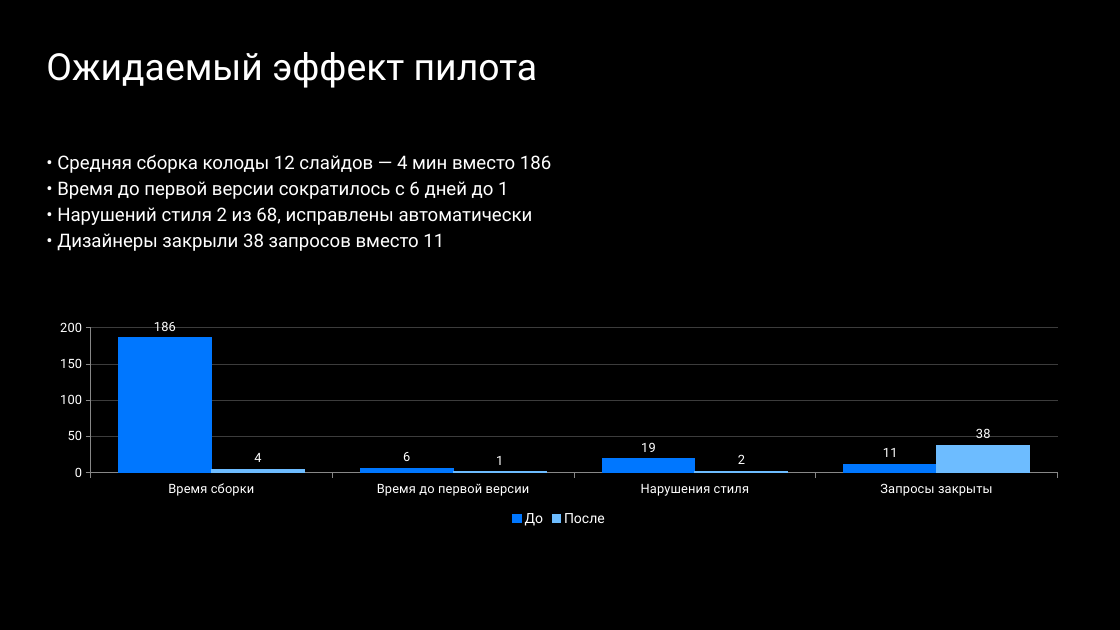
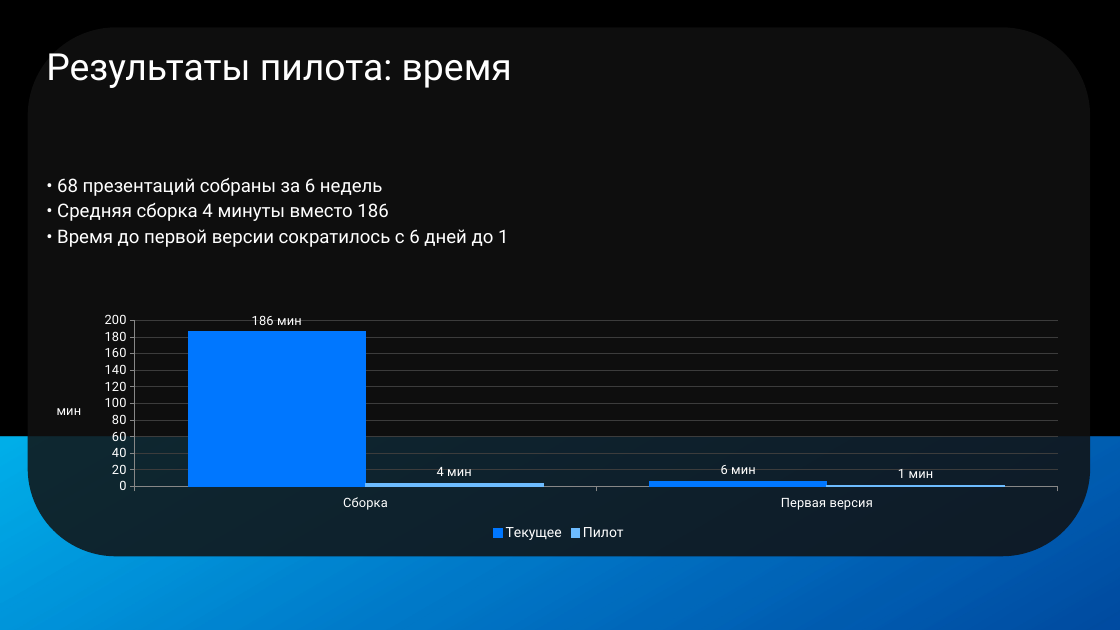
Before and after one commit to DiFoxenGit/-VKTechHackathon, a slide deck: slide 4 of samples/VK_WorkSpace_Клиентская_конференция_Шабл__classic.pptx. Drawn at 1120x630 pixels with LibreOffice and Linux fonts; fonts in the diff are those of the drawing; background and template pictures are left out. Boxes give left, top, right and bottom in pixels: in the first picture for what was removed or moved away, otherwise in the second. Text is boxed around its words. In the diff, an @@ line names an element or a change of style, - is before the commit and + after.

```diff
--- a/samples/VK_WorkSpace_Клиентская_конференция_Шабл__classic.pptx
+++ b/samples/VK_WorkSpace_Клиентская_конференция_Шабл__classic.pptx
@@ rounded rectangle added at (x1=28, y1=28, x2=1091, y2=557), fill #111111 at 85% opacity @@
@@ text at (x1=46, y1=53, x2=512, y2=88): text changed @@
-Ожидаемый эффект пилота
+Результаты пилота: время
@@ text "• 68 презентаций собраны за ..." moved from (x1=57, y1=155, x2=551, y2=251) to (x1=57, y1=178, x2=508, y2=247) @@
@@ text at (x1=57, y1=178, x2=388, y2=221): text changed @@
-• Средняя сборка колоды 12 слайдов — 4 мин вместо 186
+• 68 презентаций собраны за 6 недель
+• Средняя сборка 4 минуты вместо 186
@@ text at (x1=57, y1=207, x2=533, y2=251): paragraphs removed @@
-• Нарушений стиля 2 из 68, исправлены автоматически
-• Дизайнеры закрыли 38 запросов вместо 11
@@ column chart at (x1=39, y1=308, x2=1079, y2=544) @@
-categories: Время сборки, Время до первой версии, Нарушения стиля, Запросы закрыты
+categories: Сборка, Первая версия
-До: 186, 6, 19, 11
+Текущее: 186, 6
@@ data labels of Текущее changed @@
-После: 4, 1, 2, 38
+Пилот: 4, 1
@@ data labels of Пилот changed @@
@@ value axis title "" to "мин" @@
@@ column chart resized from (x1=39, y1=316, x2=1079, y2=531) to (x1=39, y1=308, x2=1079, y2=544) @@
@@ rectangle added at (x1=0, y1=436, x2=1120, y2=630), fill gradient #0077FF to #00AEE8 @@
```
Also in this commit, not shown: 5 other slides changed, 4 slides added, 4 slides removed, 31 other files.
